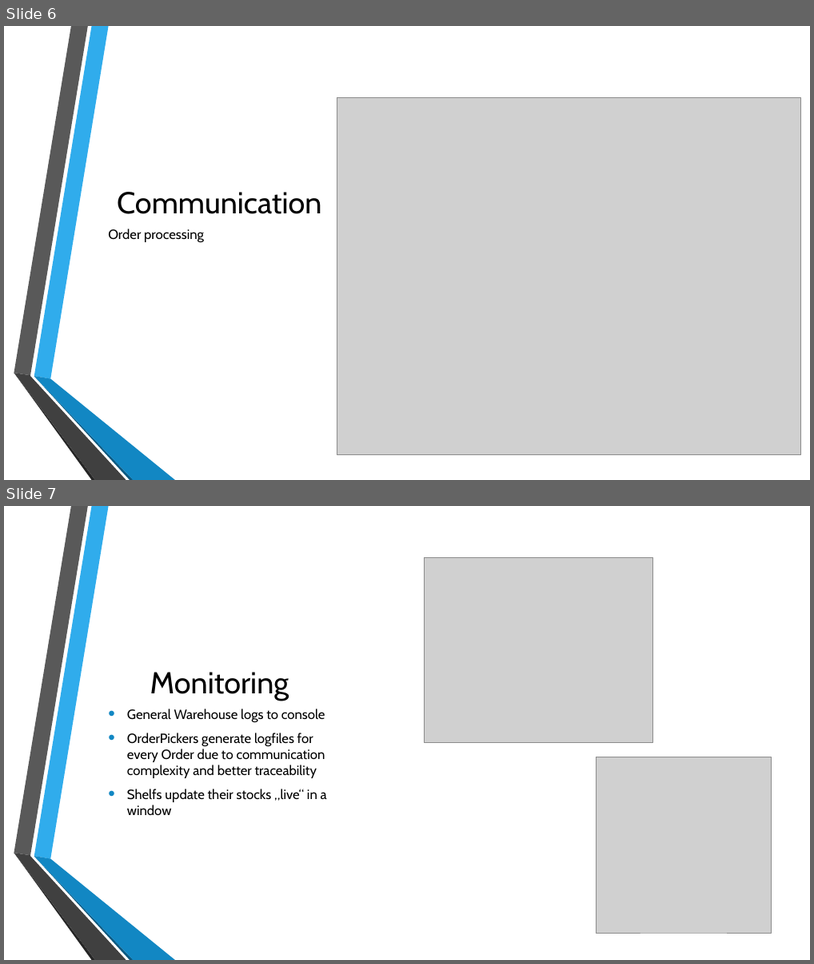
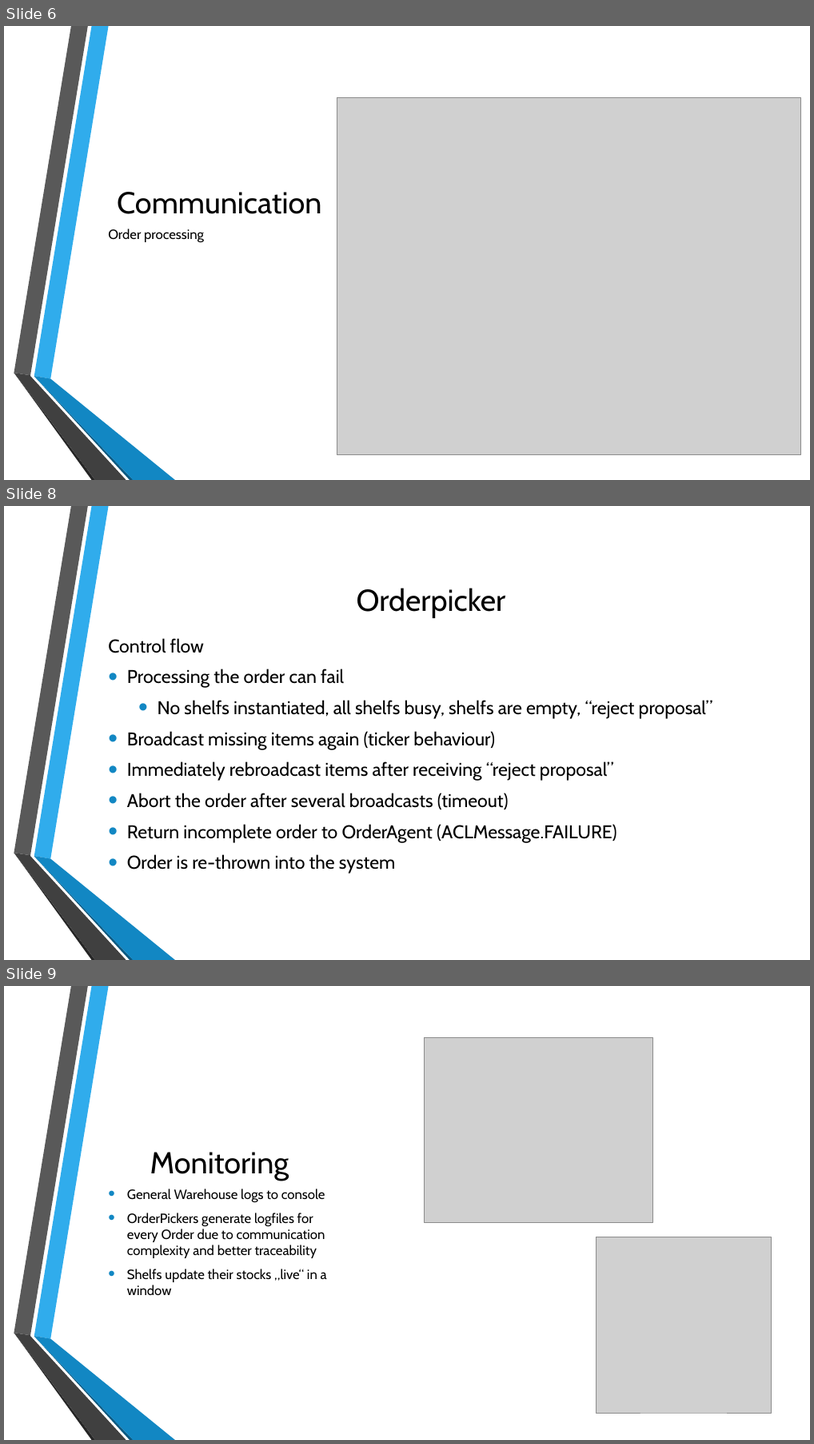
Before and after one commit to autarchprinceps/Multiagent-Warehouse, a slide deck: Documentation/Präsentation.pptx. Shown one above the other, each under a label of ours: slides 6 and 7 before the commit, slides 6, 8 and 9 after it; the slides between them are not shown. The pictures are 814x964 and 814x1444 pixels, drawn with LibreOffice and Linux fonts; fonts in the diff are those of the drawing; grey boxes stand for pictures; background and template pictures are left out. Boxes give left, top, right and bottom in pixels: in the first picture for what was removed or moved away, otherwise in the second. Text is boxed around its words. In the diff, an @@ line names an element or a change of style, - is before the commit and + after.

```diff
--- a/Documentation/Präsentation.pptx
+++ b/Documentation/Präsentation.pptx
@@ slide 8 added at (4, 506, 810, 960), background picture (left out); not listed: 6 template elements that a slide beside it also shows @@
@@ title added at (357, 588, 506, 618), 36 pt, text #000000 @@
+Orderpicker
@@ text added at (108, 638, 714, 873), 22 pt, text #000000 @@
+Control flow
+• Processing the order can fail
+  • No shelfs instantiated, all shelfs busy, shelfs are empty, “reject proposal”
+• Broadcast missing items again (ticker behaviour)
+• Immediately rebroadcast items after receiving “reject proposal”
+• Abort the order after several broadcasts (timeout)
+• Return incomplete order to OrderAgent (ACLMessage.FAILURE)
+• Order is re-thrown into the system
@@ what was slide 7 is now slide 9 @@
```
Also in this commit, not shown: 2 slides changed, 2 other slides added, 2 other files.
